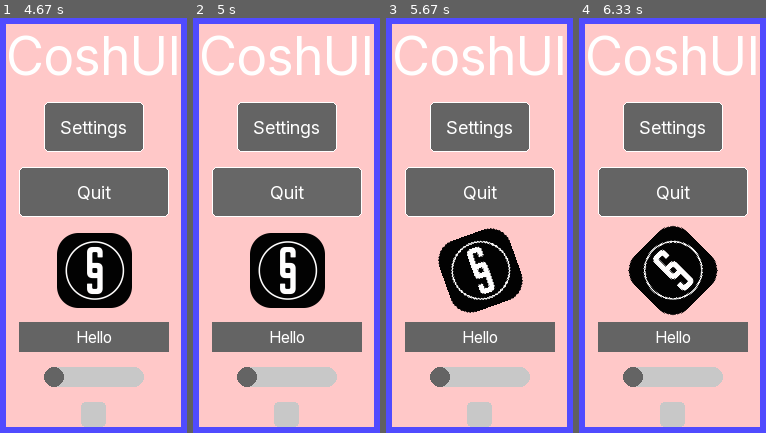
Above: before the commit, frames 1-4 (left to right).
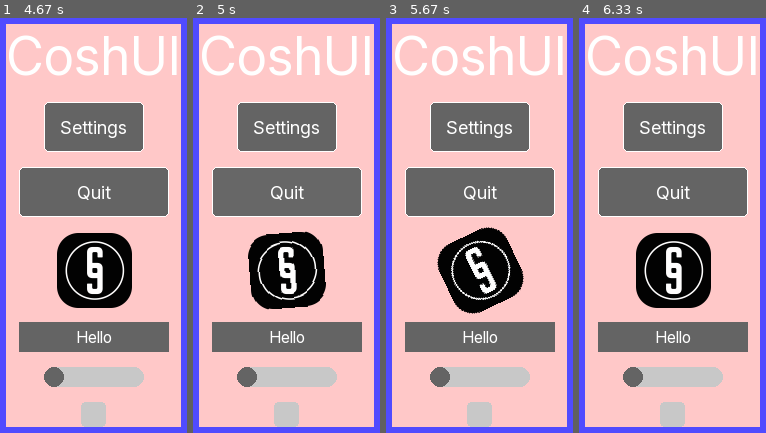
Above: after the commit, the same moments.

Repository: JyleFV/CoshUI
Game: pygame game, started from examples/example_pygame.py
Two runs of this game, one before a commit and one after it. Both use one fixed random seed, a clock stepped at 60 frames per second and the inputs below.
Inputs (mouse positions are in pixels of both pictures, inside the frame that each line leads up to):
- Up to frame 1 (4.67 s): click (93, 225) at 0.38 s
- Up to frame 2 (5 s): move the mouse to (318, 196) at 4.93 s
- Up to frame 3 (5.67 s): move the mouse to (outside the picture) at 5.43 s
- Up to frame 4 (6.33 s): move the mouse to (outside the picture) at 5.93 s

Frame 1 is identical in both runs. In frame 2, 1.1% of the frame differs, in the area x 29-72%, y 51-71%; in frame 3, 1.1%; in frame 4, 3.0%, in the area x 26-75%, y 50-72%.

Commit message:
Got rid of toggleable type checker and opted for a cache approach

Diff:
--- a/examples/example_pygame.py
+++ b/examples/example_pygame.py
@@ -18,7 +18,6 @@
     ),
     inherit="DEFAULT")
     cui.set_theme("dark")
-    cui.type_checking(True)
 
     itemList = ["Hello", "World", "My", "Name"]
 
@@ -49,9 +48,9 @@
             cui.animate("background_color", "main_container", (255, 200, 200), 1.5, "ease_out")
 
         if cui.get_signal("quit_button", cui.HOVER_ENTER):
+            cui.animate("transform_rotation", "test_image", 45.0, 0.5)
+        if cui.get_signal("quit_button", cui.HOVER_EXIT):
             cui.animate("transform_rotation", "test_image", 0.0, 0.5)
-        if cui.get_signal("quit_button", cui.HOVER_EXIT):
-            cui.animate("transform_rotation", "test_image", 45.0, 0.5)
         if cui.get_signal("quit_button", cui.CLICKED):
             running = False
 
--- a/src/coshui/__init__.py
+++ b/src/coshui/__init__.py
@@ -6,7 +6,7 @@
 
 from .text_engine import TextStyle
 
-from .user_functions import Ref, set_default_font, add_class, add_font, get_signal, create_theme, set_theme, animate, type_checking
+from .user_functions import Ref, set_default_font, add_class, add_font, get_signal, create_theme, set_theme, animate
 
 from .types import CoshMode, CoshAlign, CoshJustify, CoshDirection, CoshSizing, CoshPercentage, CoshTextJustify, CoshTextAlign, CoshTextOverflow, CoshStyling, CoshOverflow, CoshPositioning, CoshMouseFilter, CoshMouseButton, CoshSignals
 
@@ -136,7 +136,7 @@
     "add_font",
     "add_class",
     "set_default_font",
-    "type_checking",
+    # "type_checking",
 
     # Types (raw enums)
     "CoshStyling",
--- a/src/coshui/debug.py
+++ b/src/coshui/debug.py
@@ -31,7 +31,7 @@
     MAUVE = "#cba6f7"
 
     def __init__(self):
-        CoshUIError.warn("Debug Mode is active, expect performance issues on the main process. Also be careful of leaving this turned on in production.")
+        CoshUIError.warn("Debug Mode is active, expect performance issues on the main process. Be careful of leaving this turned on in production.")
 
         self.window = tk.Tk()
         self.window.title("CoshUI - Debug View")
--- a/src/coshui/lifecycle.py
+++ b/src/coshui/lifecycle.py
@@ -90,8 +90,7 @@
 
         CoshLifecycle.apply_styling(node)
         CoshLifecycle.apply_theme(node)
-        if CoshUI._type_check:
-            CoshLifecycle.validate_node_types(node)
+        CoshLifecycle.validate_node_types(node)
 
     @staticmethod
     def validate_node_types(node):
--- a/src/coshui/node_definitions.py
+++ b/src/coshui/node_definitions.py
@@ -7,6 +7,8 @@
 from .lifecycle import CoshLifecycle
 from .utility import create_single_text_data, resolve_font_variant
 from ._defaults import ENGINE_DEFAULTS
+
+_type_cache = {}
 
 @dataclass
 class Node(ABC):
@@ -47,16 +49,22 @@
         pass
 
     def valid_property_types(self) -> dict:
-        return {
-            "width": (int, float, CoshSizing, CoshPercentage, type(None)),
-            "height": (int, float, CoshSizing, CoshPercentage, type(None)),
-            "margin": (TupleLength(2, 3, 4, element_types=(int, float,)), int, float, type(None)),
-            "classes": (str, type(None)),
-            "mouse_filter": (CoshMouseFilter,),
-            "positioning": (CoshPositioning,),
-            "z_index": (int,),
-            "id": (str, type(None))
-        }
+        cls = type(self)
+        cache = _type_cache.get(cls)
+        if cache is None:
+            base_types = {
+                "width": (int, float, CoshSizing, CoshPercentage),
+                "height": (int, float, CoshSizing, CoshPercentage),
+                "margin": (TupleLength(2, 3, 4, element_types=(int, float,)), int, float, type(None)),
+                "classes": (str, type(None)),
+                "mouse_filter": (CoshMouseFilter,),
+                "positioning": (CoshPositioning,),
+                "z_index": (int,),
+                "id": (str, type(None))
+            }
+            _type_cache[cls] = base_types
+            return base_types
+        return cache
 
     def get_base_render_data(self) -> dict:
         transform_x, transform_y = self.style.transform_position
@@ -98,17 +106,21 @@
         CoshUI._stack.pop()
 
     def valid_property_types(self):
-        base_types = {
-            **super().valid_property_types(),
-            "justify": (CoshJustify,),
-            "align": (CoshAlign,),
-            "overflow": (CoshOverflow,),
-            "padding": (TupleLength(2, 3, 4, element_types=(int, float,)), int, float, type(None)),
-            "gap": (int, float, type(None)),
-            "src": (str, type(None))
-        }
-        return base_types
-
+        cls = type(self)
+        cache = _type_cache.get(cls)
+        if cache is None:
+            base_types = {
+                **super().valid_property_types(),
+                "justify": (CoshJustify,),
+                "align": (CoshAlign,),
+                "overflow": (CoshOverflow,),
+                "padding": (TupleLength(2, 3, 4, element_types=(int, float,)), int, float, type(None)),
+                "gap": (int, float, type(None)),
+                "src": (str, type(None))
+            }
+            _type_cache[cls] = base_types
+            return base_types
+        return cache
 
     def get_render_data(self) -> RenderContext:
         data = self.get_base_render_data()
@@ -166,21 +178,26 @@
                 self.height = h
 
     def valid_property_types(self):
-        base_types = {
-            **super().valid_property_types(),
-            "text": (str, type(None)),
-            "font": (str, type(None)),
-            "font_size": (int,),
-            "text_color": (TupleLength(3, element_types=(int,)),),
-            "text_align": (CoshTextAlign,),
-            "text_justify": (CoshTextJustify,),
-            "text_overflow": (CoshTextOverflow,),
-            "bold": (bool,),
-            "italic": (bool,),
-            "strikethrough": (bool,),
-            "underline": (bool,)
-        }
-        return base_types
+        cls = type(self)
+        cache = _type_cache.get(cls)
+        if cache is None:
+            base_types = {
+                **super().valid_property_types(),
+                "text": (str, type(None)),
+                "font": (str, type(None)),
+                "font_size": (int,),
+                "text_color": (TupleLength(3, element_types=(int,)),),
+                "text_align": (CoshTextAlign,),
+                "text_justify": (CoshTextJustify,),
+                "text_overflow": (CoshTextOverflow,),
+                "bold": (bool,),
+                "italic": (bool,),
+                "strikethrough": (bool,),
+                "underline": (bool,)
+            }
+            _type_cache[cls] = base_types
+            return base_types
+        return cache
 
     def get_render_data(self):
         data = self.get_base_render_data()
--- a/src/coshui/state.py
+++ b/src/coshui/state.py
@@ -112,7 +112,6 @@
     _measure_run: callable = None
     # ---------------- Debug ----------------
     _debugger: None | CoshDebug = None
-    _type_check: bool = True
 
     @classmethod
     def get_state(cls, node_id, key, default=None):
--- a/src/coshui/user_functions.py
+++ b/src/coshui/user_functions.py
@@ -198,15 +198,3 @@
 
     ease_fn = EASING_MAP.get(easing, ease_linear)
     return CoshUI._tween_manager.create_tween(n_property, target_id, end_value, duration, ease_fn, path, lerp_fn)
-
-def type_checking(value: bool):
-    """
-    A function to turn off type checking which may reduce build time. Recommended to set this once your programs types are fool proof.
-
-    ### Parameters
-
-    - **value**: A boolean value that determines whether type checking is turned on.
-    """
-
-    if not value:
-        CoshUI._type_check = value
--- a/src/coshui/widgets.py
+++ b/src/coshui/widgets.py
@@ -9,7 +9,7 @@
 from .utility import resolve_font_variant
 from .state import CoshUI
 from .cui_error import CoshUIError
-from .node_definitions import Element, TextNode, ParentNode
+from .node_definitions import _type_cache, Element, TextNode, ParentNode
 from ._defaults import _button_default_click, _button_default_hover, _button_default_release, _button_default_unhover, _checkbox_default_click
 from .text_engine import parse_coshml
 from ._defaults import ENGINE_DEFAULTS
@@ -56,11 +56,16 @@
             self.height = auto_height
 
     def valid_property_types(self):
-        base_types = {
-            **super().valid_property_types(),
-            "direction": (CoshDirection,)
-        }
-        return base_types
+        cls = type(self)
+        cache = _type_cache.get(cls)
+        if cache is None:
+            base_types = {
+                **super().valid_property_types(),
+                "direction": (CoshDirection,)
+            }
+            _type_cache[cls] = base_types
+            return base_types
+        return cache
 
 @dataclass
 class Grid(ParentNode):
@@ -114,11 +119,16 @@
             self.height = min_content_height
 
     def valid_property_types(self):
-        base_types = {
-            **super().valid_property_types(),
-            "column_count": (int,)
-        }
-        return base_types
+        cls = type(self)
+        cache = _type_cache.get(cls)
+        if cache is None:
+            base_types = {
+                **super().valid_property_types(),
+                "column_count": (int,)
+            }
+            _type_cache[cls] = base_types
+            return base_types
+        return cache
 
 # ======================== Widgets ========================
 
@@ -191,13 +201,18 @@
         return RenderContext(**data)
 
     def valid_property_types(self):
-        base_types = {
-            **super().valid_property_types(),
-            "letter_spacing": (int, float, type(None)),
-            "line_spacing": (int, float, type(None)),
-            "word_spacing": (int, float, type(None))
-        }
-        return base_types
+        cls = type(self)
+        cache = _type_cache.get(cls)
+        if cache is None:
+            base_types = {
+                **super().valid_property_types(),
+                "letter_spacing": (int, float, type(None)),
+                "line_spacing": (int, float, type(None)),
+                "word_spacing": (int, float, type(None))
+            }
+            _type_cache[cls] = base_types
+            return base_types
+        return cache
 
 @dataclass
 class Checkbox(Element):
@@ -232,14 +247,19 @@
         return RenderContext(**self.get_base_render_data())
 
     def valid_property_types(self):
-        base_types = {
-            **super().valid_property_types(),
-            "checked": (bool,),
-            "checked_color": (TupleLength(3, element_types=(int,)), type(None)),
-            "unchecked_color": (TupleLength(3, element_types=(int,)), type(None)),
-            "bind": (Ref, type(None))
-        }
-        return base_types
+        cls = type(self)
+        cache = _type_cache.get(cls)
+        if cache is None:
+            base_types = {
+                **super().valid_property_types(),
+                "checked": (bool,),
+                "checked_color": (TupleLength(3, element_types=(int,)), type(None)),
+                "unchecked_color": (TupleLength(3, element_types=(int,)), type(None)),
+                "bind": (Ref, type(None))
+            }
+            _type_cache[cls] = base_types
+            return base_types
+        return cache
 
 @dataclass
 class Image(Element):
@@ -261,11 +281,16 @@
         return RenderContext(**data)
 
     def valid_property_types(self):
-        base_types = {
-            **super().valid_property_types(),
-            "src": (str, type(None))
-        }
-        return base_types
+        cls = type(self)
+        cache = _type_cache.get(cls)
+        if cache is None:
+            base_types = {
+                **super().valid_property_types(),
+                "src": (str, type(None))
+            }
+            _type_cache[cls] = base_types
+            return base_types
+        return cache
 
 # Literally just a filler datatype
 @dataclass
@@ -296,15 +321,20 @@
         pass
 
     def valid_property_types(self):
-        base_types = {
-            **super().valid_property_types(),
-            "direction": (CoshDirection,), # This class inherits ParentNode, not Container, so this needs to be set.
-            "header_color": (TupleLength(3, element_types=(int,)), type(None)),
-            "header_border_radius": (TupleLength(4, element_types=(int, float)), int, float, type(None)),
-            "content_color": (TupleLength(3, element_types=(int,)), type(None)),
-            "content_border_radius": (TupleLength(4, element_types=(int, float)), int, float, type(None))
-        }
-        return base_types
+        cls = type(self)
+        cache = _type_cache.get(cls)
+        if cache is None:
+            base_types = {
+                **super().valid_property_types(),
+                "direction": (CoshDirection,), # This class inherits ParentNode, not Container, so this needs to be set.
+                "header_color": (TupleLength(3, element_types=(int,)), type(None)),
+                "header_border_radius": (TupleLength(4, element_types=(int, float)), int, float, type(None)),
+                "content_color": (TupleLength(3, element_types=(int,)), type(None)),
+                "content_border_radius": (TupleLength(4, element_types=(int, float)), int, float, type(None))
+            }
+            _type_cache[cls] = base_types
+            return base_types
+        return cache
 
 @dataclass
 class InputField(TextNode):
@@ -336,13 +366,18 @@
         return None
 
     def valid_property_types(self):
-        base_types = {
-            **super().valid_property_types(),
-            "item_list": (list,),
-            "selector_index": (int,),
-            "bind": (Ref, type(None))
-        }
-        return base_types
+        cls = type(self)
+        cache = _type_cache.get(cls)
+        if cache is None:
+            base_types = {
+                **super().valid_property_types(),
+                "item_list": (list,),
+                "selector_index": (int,),
+                "bind": (Ref, type(None))
+            }
+            _type_cache[cls] = base_types
+            return base_types
+        return cache
 
 @dataclass
 class Slider(Element):
@@ -370,15 +405,20 @@
         return None
 
     def valid_property_types(self):
-        base_types = {
-            **super().valid_property_types(),
-            "min_value": (int, float),
-            "max_value": (int, float),
-            "step": (int, float),
-            "value": (float,type(None)),
-            "bind": (Ref, type(None)),
-            "thumb_size": (int, type(None)),
-            "thumb_color": (TupleLength(3, element_types=(int,)), type(None)),
-            "track_color": (TupleLength(3, element_types=(int,)), type(None))
-        }
-        return base_types
+        cls = type(self)
+        cache = _type_cache.get(cls)
+        if cache is None:
+            base_types = {
+                **super().valid_property_types(),
+                "min_value": (int, float),
+                "max_value": (int, float),
+                "step": (int, float),
+                "value": (float,type(None)),
+                "bind": (Ref, type(None)),
+                "thumb_size": (int, type(None)),
+                "thumb_color": (TupleLength(3, element_types=(int,)), type(None)),
+                "track_color": (TupleLength(3, element_types=(int,)), type(None))
+            }
+            _type_cache[cls] = base_types
+            return base_types
+        return cache
Not shown, changed: CHANGELOG.md
